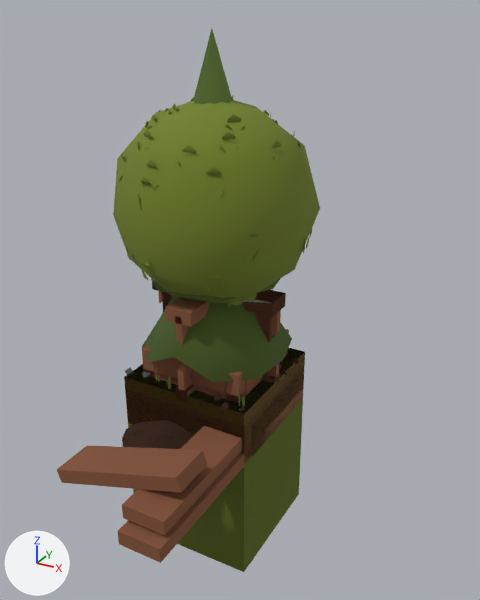
An edit to the glTF model apps/garden/public/assets/models/GameAssets.glb, drawn before and after from the same camera.
One viewpoint serves both versions: a 50 mm camera at (2.28, -3.81, 2.87) aimed at (0.35, -0.3, 1.12). The axes (+X, +Y, +Z) are drawn at lower left. The lights are the same throughout. Where no turn or scale is listed for an object, it has been applied to the vertices.

Before the edit, the objects in view are built like this:
```python
me_block_grass_1 = bpy.data.meshes.new('Block Grass 1')
me_block_grass_1.from_pydata(...)  # 170 vertices, 138 faces; spans x -0.5..0.5, y -0.5..0.5, z -0.2..0.339
# faces by material slot: [126, 12]
me_block_grass_1.materials.append(mat_material_grasspart)  # green #7a8930
me_block_grass_1.materials.append(mat_material_grass)  # dark green #687529
me_raised_bed_i = bpy.data.meshes.new('Raised Bed I')
me_raised_bed_i.from_pydata(...)  # a box spanning x -0.4..0.4, y -0.5..0.5, z -1.0..-0.75, material slot 0; a box spanning x 0.4..0.5, y -0.5..0.5, z -1.0..-0.7, material slot 1; a box spanning x -0.5..-0.4, y -0.5..0.5, z -1.0..-0.7, material slot 1
me_raised_bed_i.materials.append(mat_material_dirt)  # brown #462e22
me_raised_bed_i.materials.append(mat_material_planks)  # brown #956247
me_shade_s = bpy.data.meshes.new('Shade S')
me_shade_s.from_pydata(...)  # 112 vertices, 219 faces; spans x -0.1..0.5, y -0.1..0.1, z -1.0..0.05
me_shade_s.materials.append(mat_material_planks)  # brown #956247
ob_block_grass_1 = bpy.data.objects.new('Block Grass 1', me_block_grass_1)
ob_block_grass_1.location = (0.0, 0.0, 0.2)
ob_raised_bed_i = bpy.data.objects.new('Raised Bed I', me_raised_bed_i)
ob_raised_bed_i.location = (0.0, 0.0, 1.0)
ob_shade_s = bpy.data.objects.new('Shade S', me_shade_s)
ob_shade_s.location = (0.0, 0.0, 1.0)
# also in view: 'Composter' at (0.0, 0.0, 0.3); 'Block Ground 2' at (0.0, 0.0, 0.22); 'Tree 1' at (0.0, 0.0, 1.19); 'Tree 2' at (-0.01, -0.02, 1.38); 'Raised Bed O' at (0.0, 0.0, 0.15)
```
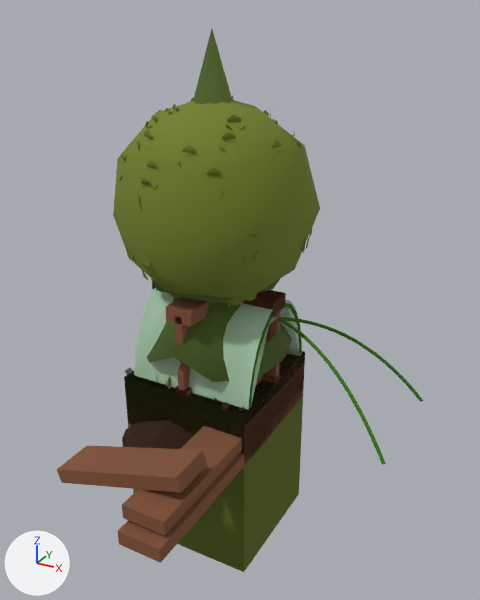
What the commit changed:
Material 'Material.GreenhouseGreen' (mat_material_greenhousegreen) is new.
Its base color is (0.563, 0.8, 0.592) (white #c6e7ca).
Its metallic is 0.3.
Its roughness is 1.0.
Its alpha is 0.7.
Mesh me_x_half is new.
It has 36 vertices, 50 faces and spans x -0.48..0.48, y -0.46..0.46, z -0.305..0.305.
It uses material mat_material_greenhousegreen (white #c6e7ca).
Mesh me_greenhouse_x_stick_b is new.
It has 432 vertices, 840 faces and spans x -1.29..0.61, y -0.06..0.81, z 0.33..0.95.
It uses material mat_material_colorpalettemain (picture img_gredicepixpal_basecolor).
Mesh me_greenhouse_x_stick_a is new.
It has 432 vertices, 840 faces and spans x -0.45..1.46, y -0.43..0.43, z 0.33..0.95.
It uses material mat_material_colorpalettemain (picture img_gredicepixpal_basecolor).
Mesh me_greenhouse_tunnel_stick_middle is new.
It has 91 vertices, 144 faces and spans x -0.012..0.0, y -0.437..0.437, z 0.0..0.694.
It uses material mat_material_colorpalettemain (picture img_gredicepixpal_basecolor).
Mesh me_tunnel_half is new.
It has 34 vertices, 47 faces and spans x -0.475..0.475, y -0.45..0.45, z 0.0..0.72.
It uses material mat_material_greenhousegreen (white #c6e7ca).
Object 'X Half' (ob_x_half) is new; it shows me_x_half.
Its location is (0.02, 0.0, 0.605).
Object 'Greenhouse X Stick B' (ob_greenhouse_x_stick_b) is new; it shows me_greenhouse_x_stick_b.
Its location is (0.841, -0.379, -0.045).
Object 'Greenhouse X Stick A' (ob_greenhouse_x_stick_a) is new; it shows me_greenhouse_x_stick_a.
Its location is (0.0, 0.0, -0.045).
Object 'Greenhouse Tunnel Stick Middle' (ob_greenhouse_tunnel_stick_middle) is new; it shows me_greenhouse_tunnel_stick_middle.
Its location is (0.5, 0.0, 0.3).
Object 'Tunnel Half' (ob_tunnel_half) is new; it shows me_tunnel_half.
Its location is (0.025, 0.0, 0.3).

Boxes (x1, y1, x2, y2) around the edits, measured in the pictures (480 x 600 px):
'Tunnel Half', added
    after: (134, 287, 302, 410)
'Greenhouse X Stick B', added (green)
    after: (278, 318, 386, 464)
'Greenhouse X Stick A', added (green)
    after: (279, 317, 423, 402)
'X Half', added
    after: (250, 308, 300, 407)
'Greenhouse Tunnel Stick Middle', added
    after: (249, 303, 301, 408)
'Block Sand 1', unchanged, covered by the edit
    before: (124, 352, 305, 461)
    after: (244, 356, 304, 456)
'Block Grass 1', unchanged, uncovered by the edit
    before: (133, 356, 300, 406)
    after: (124, 356, 300, 423)
'Composter', unchanged, covered by the edit
    before: (142, 329, 289, 403)
